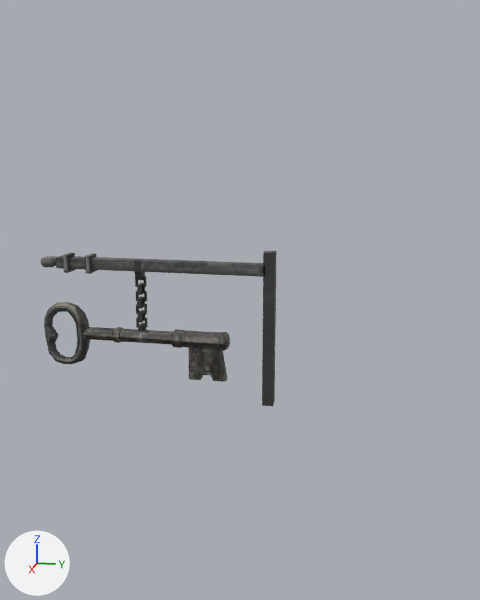
The OBJ model Redist/Models/3dmodels/Sign_361x8.obj, before and after one commit.
Camera for both pictures: a 50 mm camera at (4.71, 2.54, 3.29) aimed at (-0.04, 1.59, 2.1). Arrows for +X, +Y and +Z are at lower left; the lights stay in place. Where no turn or scale is listed for an object, it has been applied to the vertices.

In view in the first picture: 'Sign_361x8'.
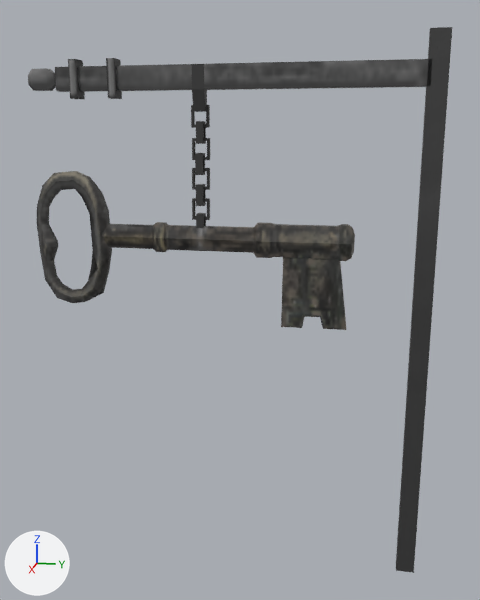
Location of each change, [x1, y1, x2, y2] in pixels of the pictures (480 x 600 px; the box of a moved part takes in the faces that stretch with it):
'Sign_361x8', reshaped (79% wider, 251% taller)
    before: [41, 251, 277, 406]
    after: [28, 27, 452, 573]
part 1 of me_sign_361x8, moved or reshaped
    before: [262, 251, 277, 406]
    after: [396, 27, 452, 573]
part 2 of me_sign_361x8, moved or reshaped
    before: [41, 253, 265, 280]
    after: [28, 58, 432, 112]
part 3 of me_sign_361x8, moved or reshaped
    before: [135, 277, 146, 287]
    after: [191, 105, 210, 128]
part 4 of me_sign_361x8, moved or reshaped
    before: [136, 291, 147, 302]
    after: [192, 138, 210, 160]
part 5 of me_sign_361x8, moved or reshaped
    before: [136, 304, 147, 315]
    after: [192, 168, 210, 190]
part 6 of me_sign_361x8, moved or reshaped
    before: [136, 317, 148, 328]
    after: [192, 198, 210, 220]
part 7 of me_sign_361x8, moved or reshaped
    before: [138, 323, 146, 333]
    after: [196, 213, 206, 228]
part 8 of me_sign_361x8, moved or reshaped
    before: [138, 310, 145, 323]
    after: [196, 184, 206, 206]
part 9 of me_sign_361x8, moved or reshaped
    before: [137, 296, 145, 309]
    after: [195, 153, 205, 175]
part 10 of me_sign_361x8, moved or reshaped
    before: [137, 283, 145, 295]
    after: [196, 121, 206, 144]
part 11 of me_sign_361x8, moved or reshaped
    before: [82, 327, 230, 351]
    after: [102, 222, 355, 261]
part 12 of me_sign_361x8, moved or reshaped
    before: [44, 302, 90, 364]
    after: [37, 171, 112, 303]
part 13 of me_sign_361x8, moved or reshaped
    before: [189, 348, 227, 382]
    after: [281, 257, 346, 330]

What the commit changed:
me_sign_361x8 has 482 vertices, 888 faces and spans x -0.07..0.08, y 0.01..1.86, z 1.31..2.48.
me_sign_361x8 is used by ob_sign_361x8; location (0.0, 0.0, 0.0).
me_sign_361x8 part 1: the loose piece of 8 vertices spanning x -0.03..0.05, y 1.77..1.86, z 1.31..2.48 is scaled about its middle by (0.884, 1.6, 3.35), then moved by (0.0, 1.08, 0.1).
me_sign_361x8 part 2: the loose piece of 100 vertices spanning x -0.06..0.07, y 0.02..1.79, z 2.24..2.41 is scaled about its middle by (0.884, 1.6, 2.01), then moved by (0.0, 0.53, 1.32).
me_sign_361x8 part 3: the loose piece of 16 vertices spanning x -0.02..0.01, y 0.78..0.86, z 2.18..2.26 is scaled about its middle by (0.884, 1.6, 2.01), then moved by (0.0, 0.49, 1.21).
me_sign_361x8 part 4: the loose piece of 16 vertices spanning x -0.02..0.01, y 0.79..0.86, z 2.07..2.15 is scaled about its middle by (0.884, 1.6, 2.01), then moved by (0.0, 0.49, 1.1).
me_sign_361x8 part 5: the loose piece of 16 vertices spanning x -0.02..0.01, y 0.78..0.86, z 1.96..2.04 is scaled about its middle by (0.884, 1.6, 2.01), then moved by (0.0, 0.49, 0.99).
me_sign_361x8 part 6: the loose piece of 16 vertices spanning x -0.02..0.01, y 0.78..0.86, z 1.86..1.93 is scaled about its middle by (0.884, 1.6, 2.01), then moved by (0.0, 0.48, 0.88).
me_sign_361x8 part 7: the loose piece of 16 vertices spanning x -0.04..0.03, y 0.8..0.84, z 1.8..1.88 is scaled about its middle by (0.884, 1.6, 2.01), then moved by (0.0, 0.48, 0.83).
me_sign_361x8 part 8: the loose piece of 16 vertices spanning x -0.04..0.03, y 0.8..0.84, z 1.91..1.98 is scaled about its middle by (0.884, 1.6, 2.01), then moved by (0.0, 0.48, 0.94).
me_sign_361x8 part 9: the loose piece of 16 vertices spanning x -0.04..0.03, y 0.8..0.84, z 2.02..2.09 is scaled about its middle by (0.884, 1.6, 2.01), then moved by (0.0, 0.48, 1.05).
me_sign_361x8 part 10: the loose piece of 16 vertices spanning x -0.04..0.03, y 0.81..0.84, z 2.13..2.2 is scaled about its middle by (0.884, 1.6, 2.01), then moved by (0.0, 0.49, 1.15).
me_sign_361x8 part 11: the loose piece of 102 vertices spanning x -0.07..0.08, y 0.33..1.51, z 1.73..1.85 is scaled about its middle by (0.884, 1.6, 2.01), then moved by (0.0, 0.55, 0.78).
me_sign_361x8 part 12: the loose piece of 108 vertices spanning x -0.04..0.06, y 0.01..0.38, z 1.52..2.03 is scaled about its middle by (0.884, 1.6, 2.01), then moved by (0.0, 0.11, 0.76).
me_sign_361x8 part 13: the loose piece of 36 vertices spanning x -0.02..0.03, y 1.2..1.49, z 1.47..1.74 is scaled about its middle by (0.884, 1.6, 2.01), then moved by (0.0, 0.8, 0.59).
